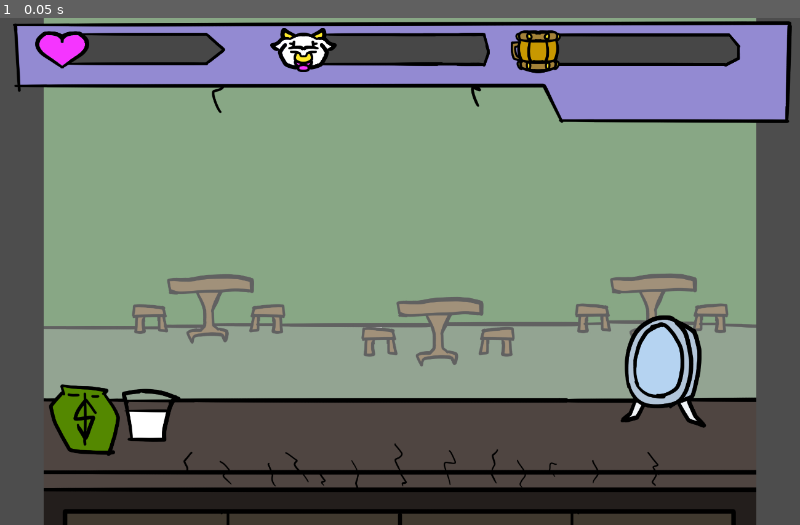
Above: before the commit, frame 1.
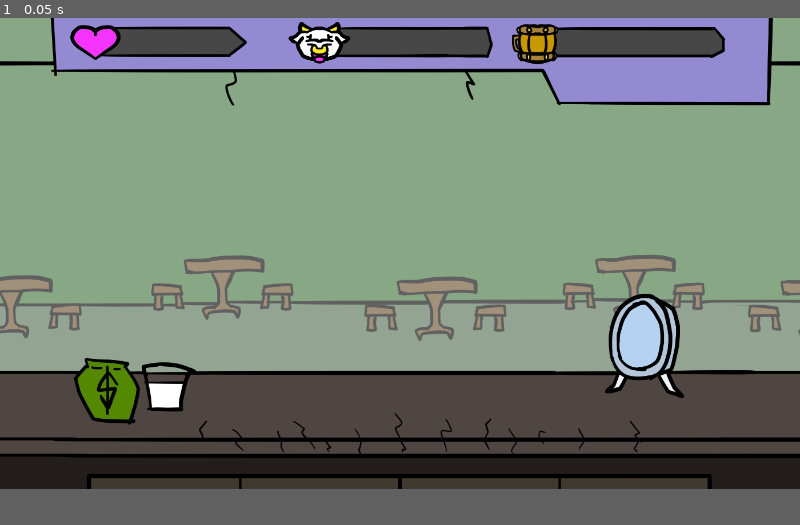
Above: after the commit, the same moment.

Repository: Yellowscar/MilkFloodV1
Game: Godot game, scene res://MainScene.tscn
Two runs of this game, one before a commit and one after it. Both use one fixed random seed, a clock stepped at 60 frames per second and the inputs below.
Inputs:
- Up to frame 1 (0.05 s): no input
In our replay, the window is 800x507 before the commit and 800x471 after it. These sizes can differ from the game's own. Grey fills any space a smaller window leaves; there, only what the larger window draws over its background counts as a difference.

The runs differ from the first frame. In frame 1, 39% of the frame differs, in the area x 0-100%, y 0-100%.

Commit message:
Edited background to fit camera
Next step will be to edit the bars themselves... either that or leave it as is, only expanding the border itself to make room for buttons on the leftside of the stimulation bar.

Diff:
--- a/milk-flood-v-1/BackgroundScene.tscn
+++ b/milk-flood-v-1/BackgroundScene.tscn
@@ -1,17 +1,17 @@
 [gd_scene load_steps=3 format=3 uid="uid://ur86wdo5wrqq"]
 
-[ext_resource type="Texture2D" uid="uid://dlbbb7uylo6fs" path="res://Yellow Resources/Milk Flood Background.jpg" id="1_xry1g"]
-[ext_resource type="Texture2D" uid="uid://c7k2qwwnfs5ef" path="res://Yellow Resources/Milk Flood Foreground.png" id="2_ouy2j"]
+[ext_resource type="Texture2D" uid="uid://dbehpmwihpb7y" path="res://Yellow Resources/Milk Flood Background V2.jpg" id="1_ouy2j"]
+[ext_resource type="Texture2D" uid="uid://dnw21swaysyfk" path="res://Yellow Resources/Milk Flood Foreground V2.png" id="2_b86b2"]
 
 [node name="Node2D" type="Node2D"]
 
 [node name="Sprite2D" type="Sprite2D" parent="."]
 position = Vector2(1016, 98)
-texture = ExtResource("1_xry1g")
+texture = ExtResource("1_ouy2j")
 
 [node name="Sprite2D" type="Sprite2D" parent="Sprite2D"]
 position = Vector2(0, 1263)
-texture = ExtResource("2_ouy2j")
+texture = ExtResource("2_b86b2")
 
 [node name="Camera2D" type="Camera2D" parent="."]
 position = Vector2(1016, 564)
--- a/milk-flood-v-1/ProtoScene.tscn
+++ b/milk-flood-v-1/ProtoScene.tscn
@@ -78,7 +78,7 @@
 unique_name_in_owner = true
 
 [node name="BarManager" type="Node2D" parent="CanvasLayer"]
-position = Vector2(270.00003, 24)
+position = Vector2(336, 6)
 scale = Vector2(0.5396964, 0.5396964)
 script = ExtResource("3_fxxjl")
 
@@ -90,9 +90,9 @@
 [node name="WaterBar" type="TextureProgressBar" parent="CanvasLayer/BarManager"]
 unique_name_in_owner = true
 offset_left = 1143.2354
-offset_top = 1.8528943
+offset_top = 18.528938
 offset_right = 1728.2354
-offset_bottom = 101.8529
+offset_bottom = 118.52894
 rounded = true
 texture_under = ExtResource("2_tvyl3")
 texture_over = ExtResource("1_ppodn")
@@ -101,9 +101,9 @@
 [node name="RootBeerBar" type="TextureProgressBar" parent="CanvasLayer/BarManager"]
 unique_name_in_owner = true
 offset_left = 1143.2351
-offset_top = 1.8528943
+offset_top = 18.528938
 offset_right = 1728.2351
-offset_bottom = 101.8529
+offset_bottom = 118.52894
 rounded = true
 texture_over = ExtResource("1_ppodn")
 texture_progress = ExtResource("6_wh3a7")
@@ -111,9 +111,9 @@
 [node name="BeerBar" type="TextureProgressBar" parent="CanvasLayer/BarManager"]
 unique_name_in_owner = true
 offset_left = 1143.2354
-offset_top = 1.8528943
+offset_top = 18.528938
 offset_right = 1728.2354
-offset_bottom = 101.8529
+offset_bottom = 118.52894
 rounded = true
 texture_over = ExtResource("1_ppodn")
 texture_progress = ExtResource("5_tvyl3")
@@ -121,9 +121,9 @@
 [node name="DrinkMilkBar" type="TextureProgressBar" parent="CanvasLayer/BarManager"]
 unique_name_in_owner = true
 offset_left = 1143.2354
-offset_top = 1.8528943
+offset_top = 18.528938
 offset_right = 1728.2354
-offset_bottom = 101.8529
+offset_bottom = 118.52894
 rounded = true
 texture_over = ExtResource("1_ppodn")
 texture_progress = ExtResource("4_ausb0")
@@ -131,25 +131,26 @@
 [node name="BestMilkBar" type="TextureProgressBar" parent="CanvasLayer/BarManager"]
 unique_name_in_owner = true
 offset_left = 1143.2354
-offset_top = 1.8528943
+offset_top = 18.528938
 offset_right = 1728.2354
-offset_bottom = 101.8529
+offset_bottom = 118.52894
 rounded = true
 texture_over = ExtResource("1_ppodn")
 texture_progress = ExtResource("2_tksw0")
 
 [node name="Sprite2D" type="AnimatedSprite2D" parent="CanvasLayer/BarManager"]
-position = Vector2(1113.589, 57.439705)
+position = Vector2(1113.5891, 74.11575)
 sprite_frames = SubResource("SpriteFrames_52856")
 
 [node name="Stimbar" type="TextureProgressBar" parent="CanvasLayer/BarManager"]
 offset_left = -297.16626
-offset_top = 0.45095444
+offset_top = 17.126997
 offset_right = 177.83374
-offset_bottom = 98.45096
+offset_bottom = 115.127
 texture_under = ExtResource("9_ikp1b")
 texture_over = ExtResource("10_ftahq")
 texture_progress = ExtResource("11_0oloa")
+metadata/_edit_use_anchors_ = true
 
 [node name="Sprite2D" type="AnimatedSprite2D" parent="CanvasLayer/BarManager/Stimbar"]
 position = Vector2(-15.972839, 51.430054)
@@ -159,11 +160,13 @@
 
 [node name="PlayerMilkBar" type="TextureProgressBar" parent="CanvasLayer/BarManager"]
 offset_left = 429.8714
+offset_top = 16.676044
 offset_right = 974.8714
-offset_bottom = 102.0
+offset_bottom = 118.67604
 texture_under = ExtResource("12_gbuyx")
 texture_over = ExtResource("13_yxmdy")
 texture_progress = ExtResource("14_6bg8d")
+metadata/_edit_use_anchors_ = true
 
 [node name="AnimatedSprite2D" type="AnimatedSprite2D" parent="CanvasLayer/BarManager/PlayerMilkBar"]
 position = Vector2(-16.676212, 51.881023)
--- a/milk-flood-v-1/project.godot
+++ b/milk-flood-v-1/project.godot
@@ -17,7 +17,7 @@
 
 [display]
 
-window/size/viewport_width=1300
+window/size/viewport_width=1400
 window/size/viewport_height=825
 
 [rendering]
Binary file added: milk-flood-v-1/Yellow Resources/Milk Flood Background V2.jpg
Not shown, added: milk-flood-v-1/Yellow Resources/Milk Flood Background V2.jpg.import
Binary file added: milk-flood-v-1/Yellow Resources/Milk Flood Foreground V2.png
Not shown, added: milk-flood-v-1/Yellow Resources/Milk Flood Foreground V2.png.import
